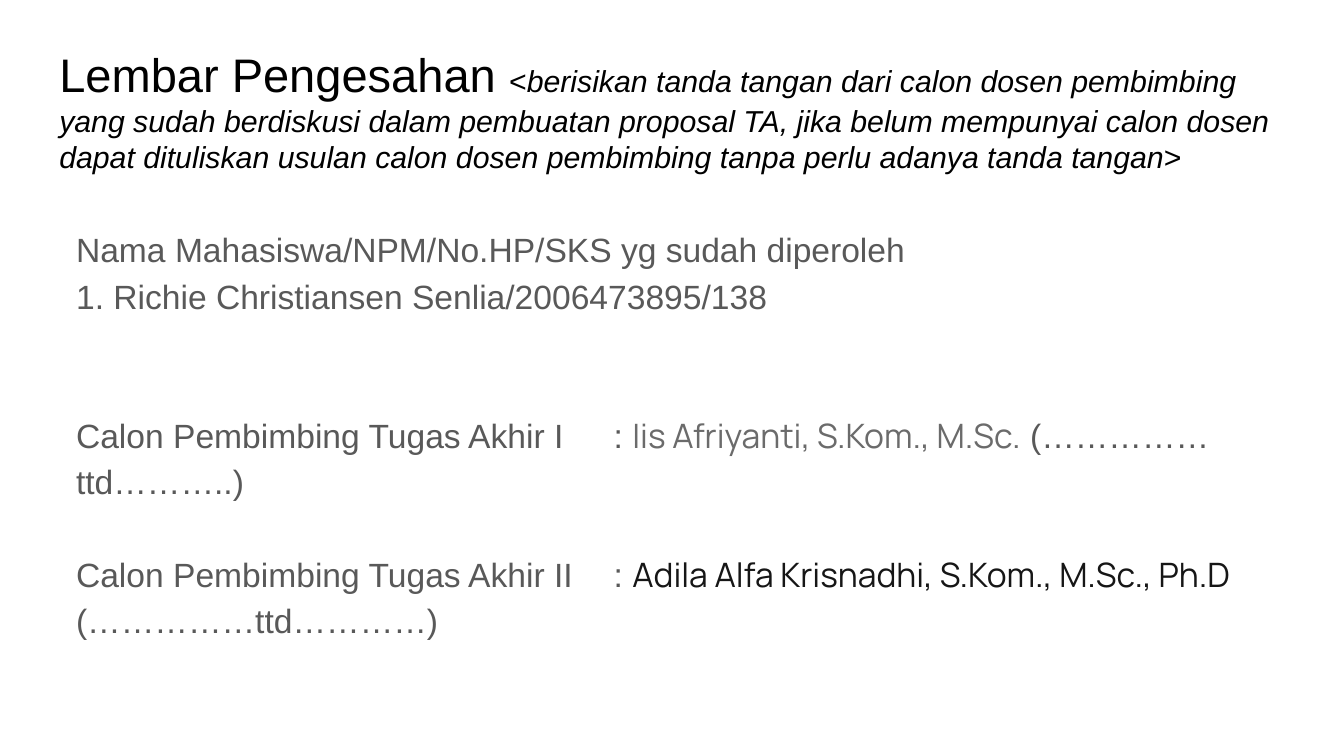
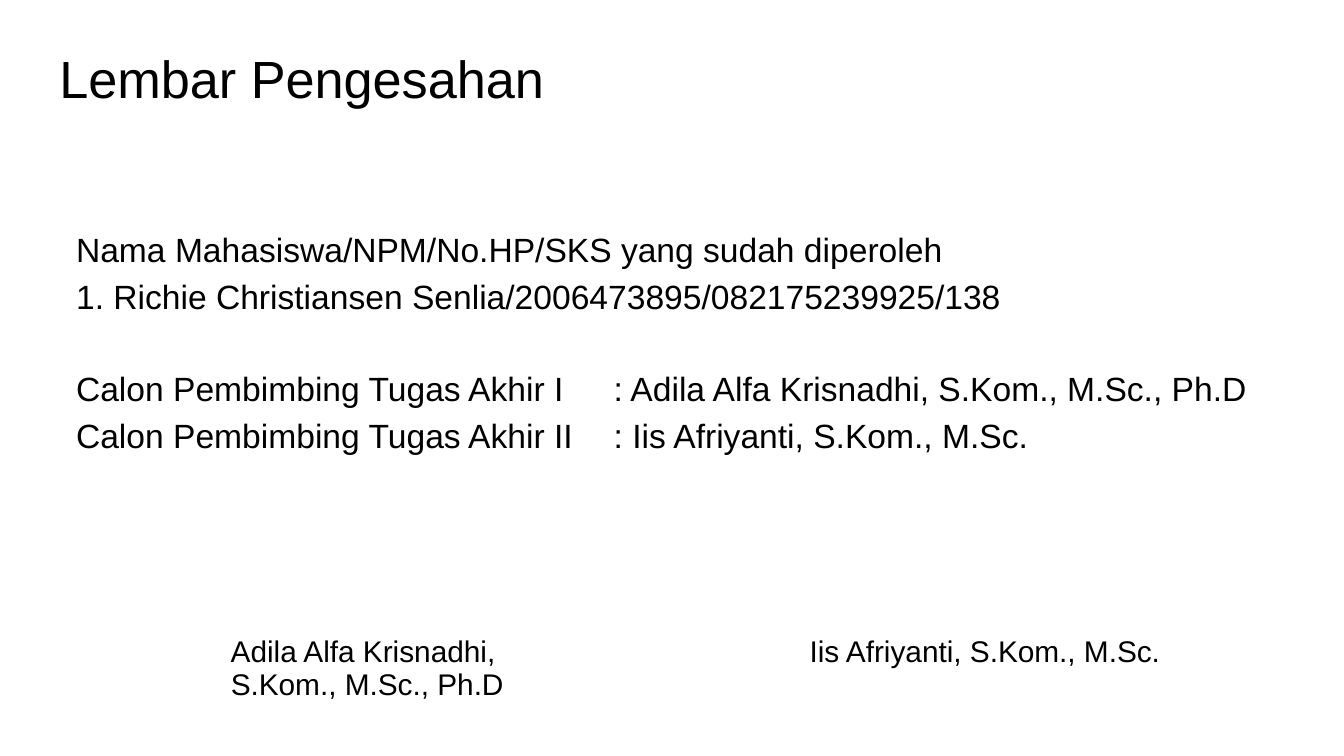
Before and after one commit to rcsenlia/Ontologi-Sejarah-Indonesia, a slide deck: slide 2 of RichieChristiansenSenlia/Draft Proposal - Richie Christiansen Senlia.pptx. Drawn at 1344x756 pixels with LibreOffice and Linux fonts; fonts in the diff are those of the drawing. Boxes give left, top, right and bottom in pixels: in the first picture for what was removed or moved away, otherwise in the second. Text is boxed around its words. In the diff, an @@ line names an element or a change of style, - is before the commit and + after.

Commit message:
update proposal

```diff
--- a/RichieChristiansenSenlia/Draft Proposal - Richie Christiansen Senlia.pptx
+++ b/RichieChristiansenSenlia/Draft Proposal - Richie Christiansen Senlia.pptx
@@ title at (x1=59, y1=60, x2=544, y2=108): text changed; size 16.2 to 28 pt; italic off @@
-Lembar Pengesahan <berisikan tanda tangan dari calon dosen pembimbing yang sudah berdiskusi dalam pembuatan proposal TA, jika belum mempunyai calon dosen dapat dituliskan usulan calon dosen pembimbing tanpa perlu adanya tanda tangan>
+Lembar Pengesahan
@@ text at (x1=76, y1=237, x2=1247, y2=454): text changed; text colour #595959 to #000000 @@
-Nama Mahasiswa/NPM/No.HP/SKS yg sudah diperoleh
-1. Richie Christiansen Senlia/2006473895/138
-Calon Pembimbing Tugas Akhir I : Iis Afriyanti, S.Kom., M.Sc. (……………ttd………..)
-Calon Pembimbing Tugas Akhir II : Adila Alfa Krisnadhi, S.Kom., M.Sc., Ph.D (……………ttd…………)
+Nama Mahasiswa/NPM/No.HP/SKS yang sudah diperoleh
+1. Richie Christiansen Senlia/2006473895/082175239925/138
+Calon Pembimbing Tugas Akhir I : Adila Alfa Krisnadhi, S.Kom., M.Sc., Ph.D
+Calon Pembimbing Tugas Akhir II : Iis Afriyanti, S.Kom., M.Sc.
@@ table added at (x1=46, y1=629, x2=1298, y2=714), 1 rows, 2 columns @@
+Adila Alfa Krisnadhi, / S.Kom., M.Sc., Ph.D | Iis Afriyanti, S.Kom., M.Sc.
```
Also in this commit, not shown: 8 other slides changed, 2 slides added, 4 slides removed.
